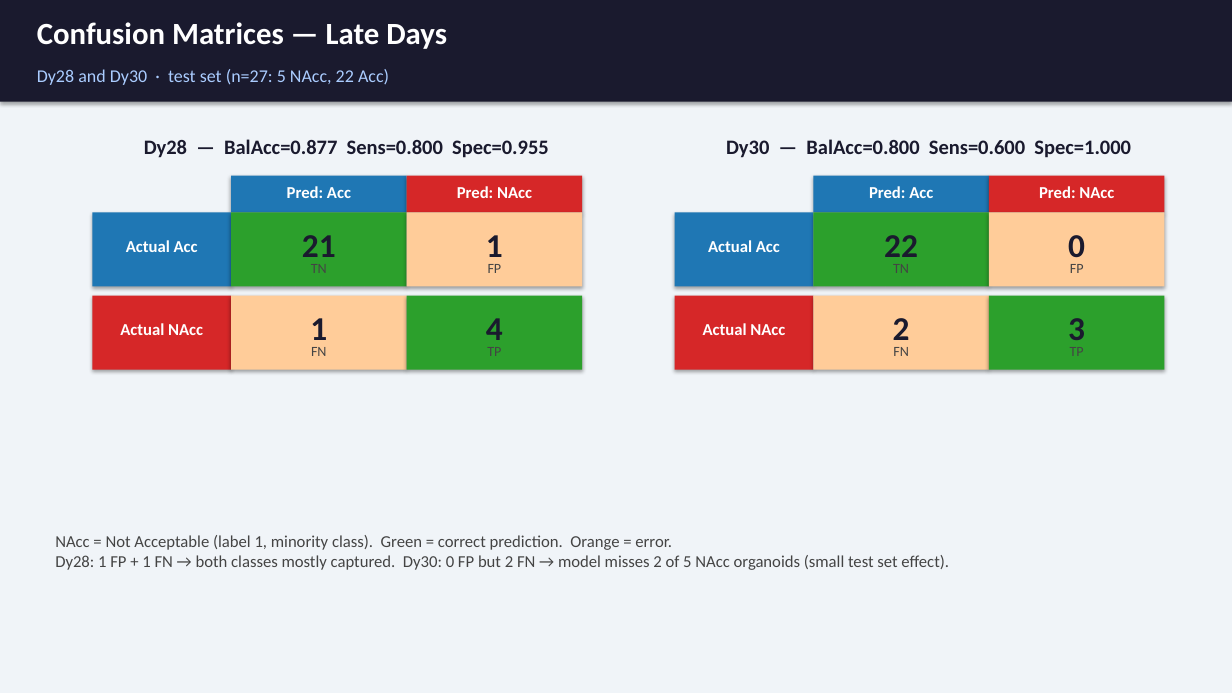
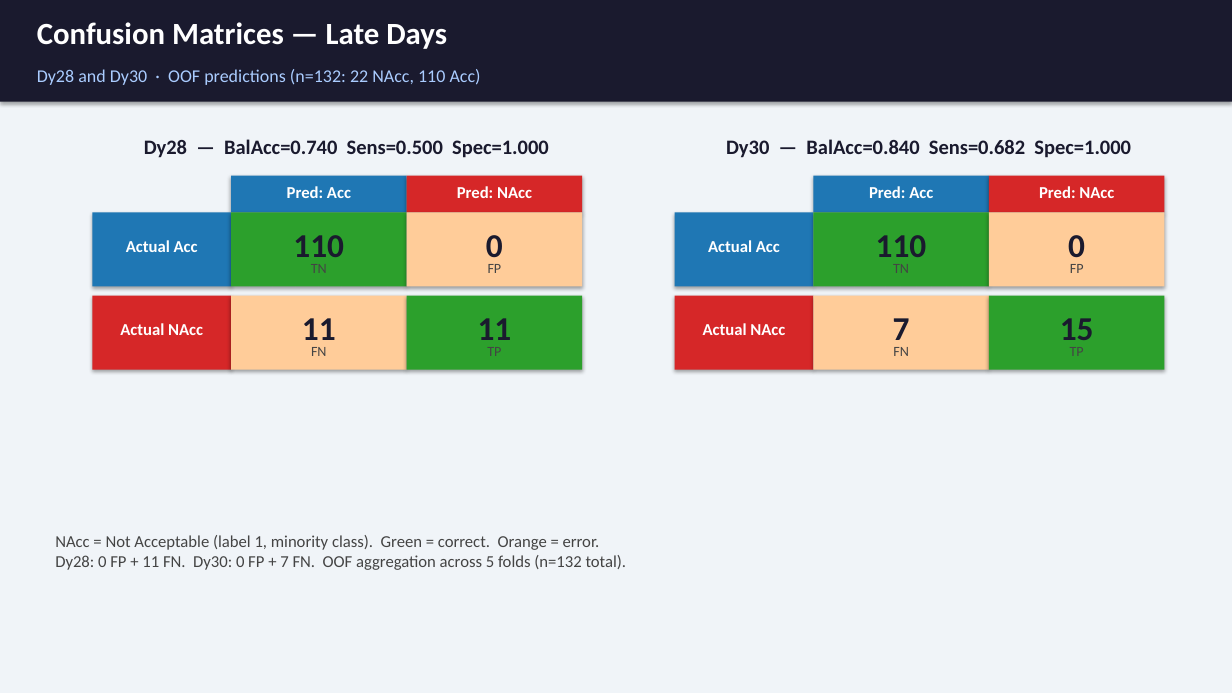
Before and after one commit to dsi-rse/2025-promega-mini-test, a slide deck: slide 8 of figures/image_classifier.pptx (slide 7 before the commit). Drawn at 1232x693 pixels with LibreOffice and Linux fonts; fonts in the diff are those of the drawing. Boxes give left, top, right and bottom in pixels: in the first picture for what was removed or moved away, otherwise in the second. Text is boxed around its words. In the diff, an @@ line names an element or a change of style, - is before the commit and + after.

```diff
--- a/figures/image_classifier.pptx
+++ b/figures/image_classifier.pptx
@@ text at [37, 69, 481, 85]: text changed @@
-Dy28 and Dy30 · test set (n=27: 5 NAcc, 22 Acc)
+Dy28 and Dy30 · OOF predictions (n=132: 22 NAcc, 110 Acc)
@@ text at [144, 139, 549, 158]: text changed @@
-Dy28 — BalAcc=0.877 Sens=0.800 Spec=0.955
+Dy28 — BalAcc=0.740 Sens=0.500 Spec=1.000
@@ text at [726, 139, 1131, 158]: text changed @@
-Dy30 — BalAcc=0.800 Sens=0.600 Spec=1.000
+Dy30 — BalAcc=0.840 Sens=0.682 Spec=1.000
@@ text at [293, 235, 344, 266]: text changed @@
-21
+110
@@ text at [486, 235, 503, 266]: text changed @@
-1
+0
@@ text at [876, 235, 927, 266]: text changed @@
-22
+110
@@ text at [302, 318, 336, 349]: text changed @@
-1
+11
@@ text at [478, 318, 512, 349]: text changed @@
-4
+11
@@ text at [893, 318, 910, 349]: text changed @@
-2
+7
@@ text at [1060, 318, 1094, 349]: text changed @@
-3
+15
@@ text at [55, 535, 627, 570]: text changed @@
-NAcc = Not Acceptable (label 1, minority class). Green = correct prediction. Orange = error.
-Dy28: 1 FP + 1 FN → both classes mostly captured. Dy30: 0 FP but 2 FN → model misses 2 of 5 NAcc organoids (small test set effect).
+NAcc = Not Acceptable (label 1, minority class). Green = correct. Orange = error.
+Dy28: 0 FP + 11 FN. Dy30: 0 FP + 7 FN. OOF aggregation across 5 folds (n=132 total).
```
Also in this commit, not shown: 6 other slides changed, 1 slide added, 5 other files.
